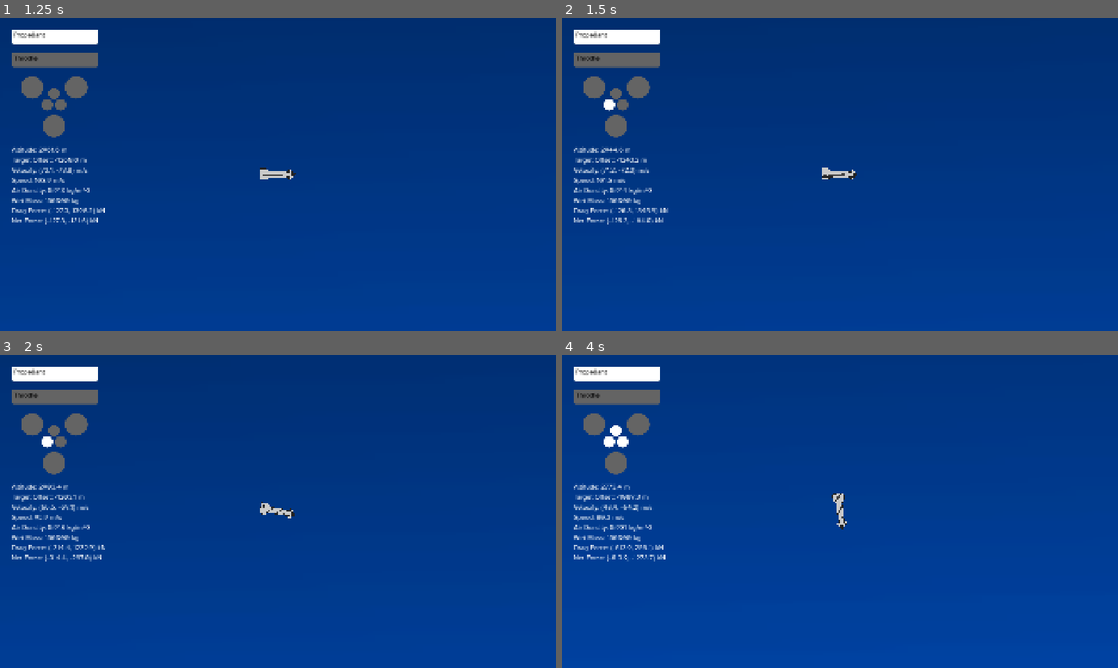
Above: before the commit, frames 1-4 (two rows, left to right).
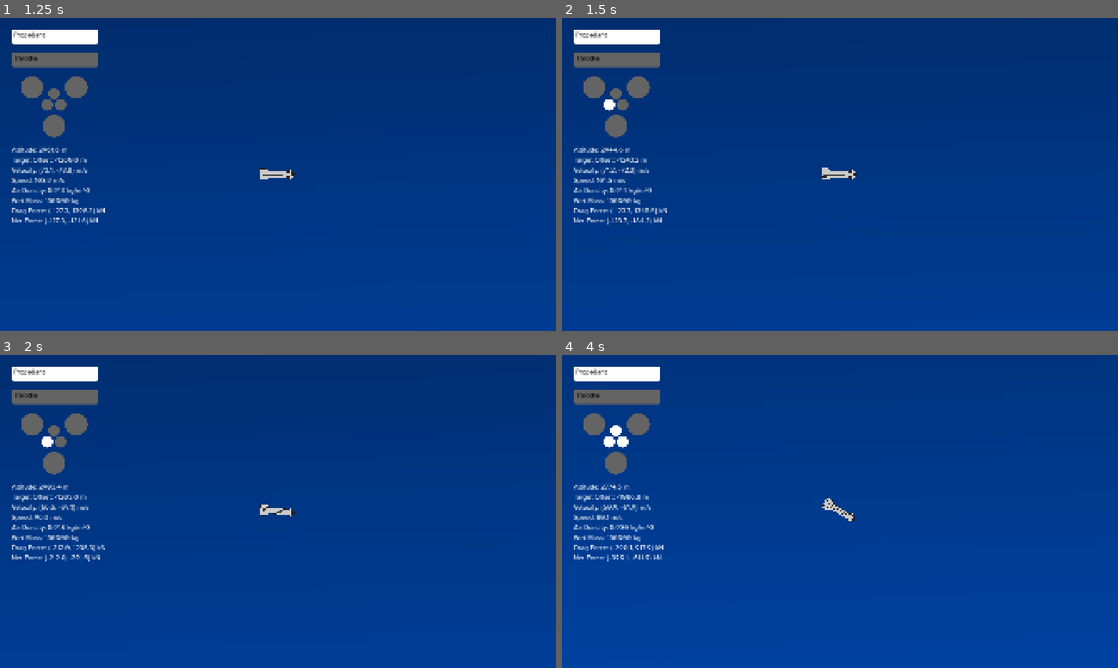
Above: after the commit, the same moments.

Repository: cyb3rgeorge/subnorminal
Game: Godot game, scene res://scenes/menu.tscn
Two runs of this game, one before a commit and one after it. Both use one fixed random seed, a clock stepped at 60 frames per second and the inputs below. Video files are missing from this copy of the repository; at most half a second of black plays in their place. Sound files missing from this copy of the repository are replaced by a short silence.
Inputs (mouse positions are in pixels of both pictures, inside the frame that each line leads up to):
- Up to frame 1 (1.25 s): click "Initiate Mission" at 0.5 s
- Up to frame 2 (1.5 s): move the mouse to (962, 158) at 1.27 s; hold Right (rotateRight) from 1.28 s (still down); hold 1 (1Engine) from 1.28 s (still down); click (962, 158) at 1.42 s
- Up to frame 3 (2 s): keep holding Right (rotateRight); keep holding 1 (1Engine)
- Up to frame 4 (4 s): release Right (rotateRight) at 2 s; release 1 (1Engine) at 2 s; drag from (728, 527) to (851, 514) at 2.02 s; move the mouse to (895, 442) at 2.77 s; hold Right (rotateRight) 2.78-3.5 s; hold 3 (3Engines) 2.78-3.5 s; drag from (812, 574) to (673, 464) at 3.52 s

Frame 1 is identical in both runs. In frame 2, 0.2% of the frame differs, in the area x 10-53%, y 48-66%; in frame 3, 0.3%; in frame 4, 0.7%, in the area x 7-53%, y 41-66%.

Commit message:
Patched torque bug

Diff:
--- a/scenes/simulator.tscn
+++ b/scenes/simulator.tscn
@@ -200,7 +200,7 @@
 theme_override_font_sizes/font_size = 24
 text = "Altitude: Standby for Acquisition of Signal
 Target Offset: Standby for Acquisition of Signal
-Veloctiy: Standby for Acquisition of Signal
+Velocity: Standby for Acquisition of Signal
 Speed: Standby for Acquisition of Signal
 Drag Force: Standby for Acquisition of Signal
 Air Density: Standby for Acquisition of Signal
--- a/scripts/starship.gd
+++ b/scripts/starship.gd
@@ -190,7 +190,8 @@
 	#print("Net Force: ", netForce)
 
 	# Rotation
-	constant_torque = rotationalDirection * angularPower * (engines + 1)
+	constant_torque = rotationalDirection * angularPower * (enginePower+1)
+
 
 	# Engine Effects
 	_update_effects(burning and prop > 0.0)
